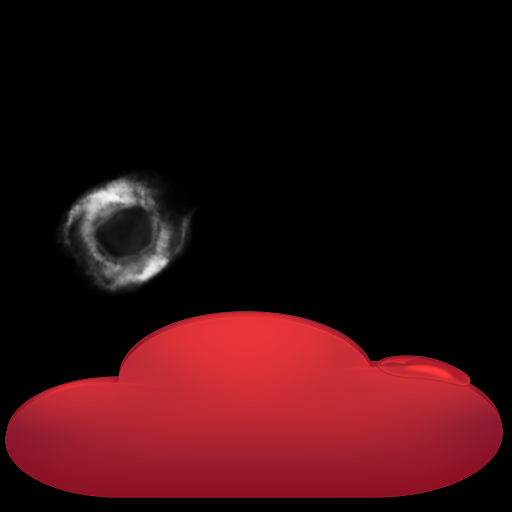
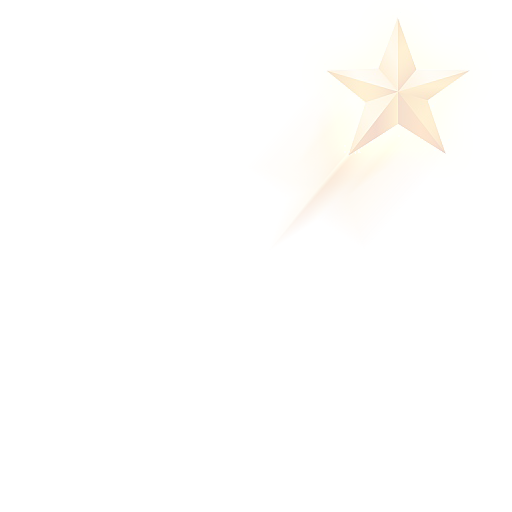
Comparing the layer stacks of the two 512x512 images. Changes:
added layer "Calque 10 copie 5" (23%) above "Calque 10 copie 4" over (243, 0, 502, 252)
hid "Calque 8", painted on it over (5, 166, 503, 502)
hid "Calque 4" over (5, 311, 503, 498)
removed layer "Calque 7" over (0, 0, 512, 512)
